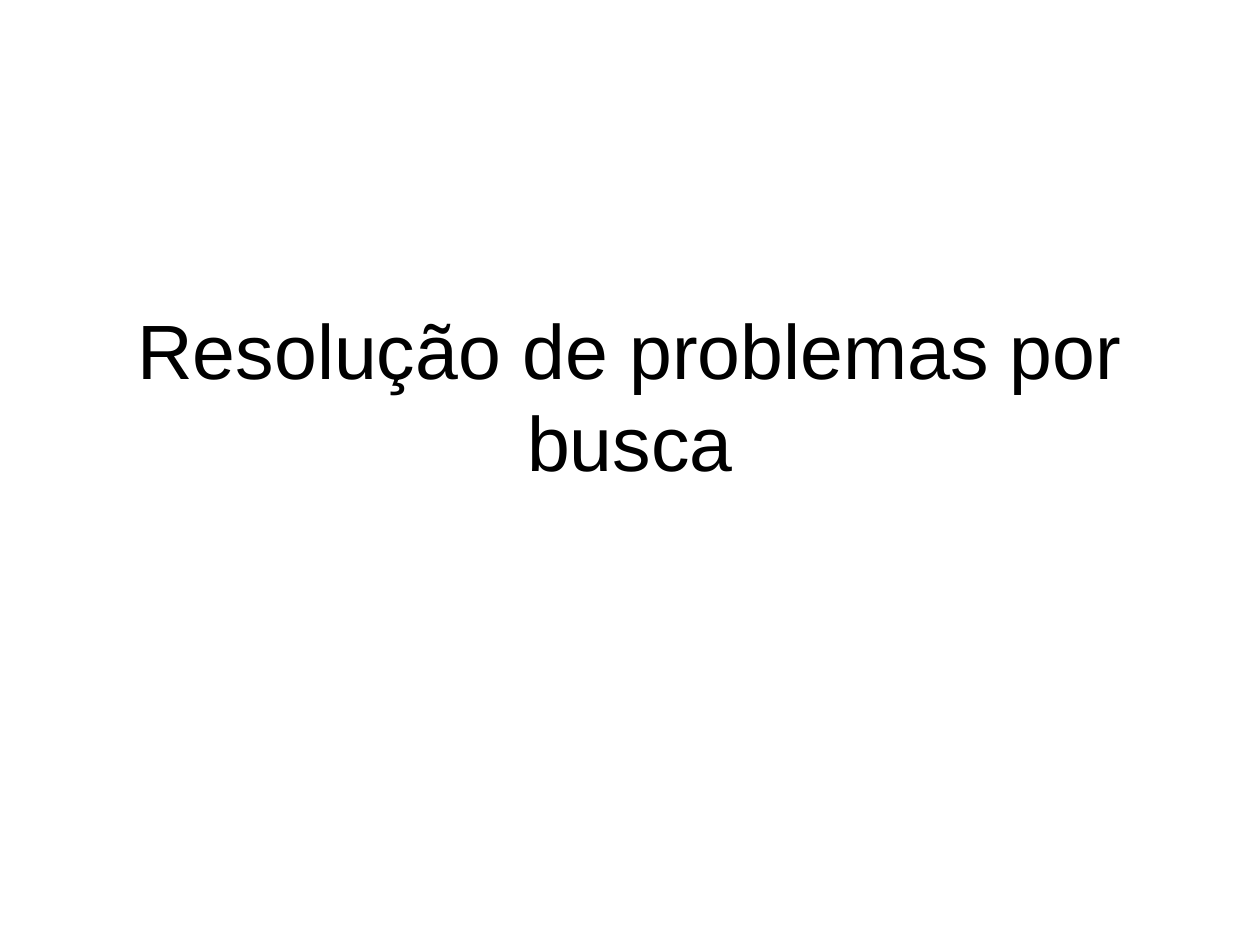
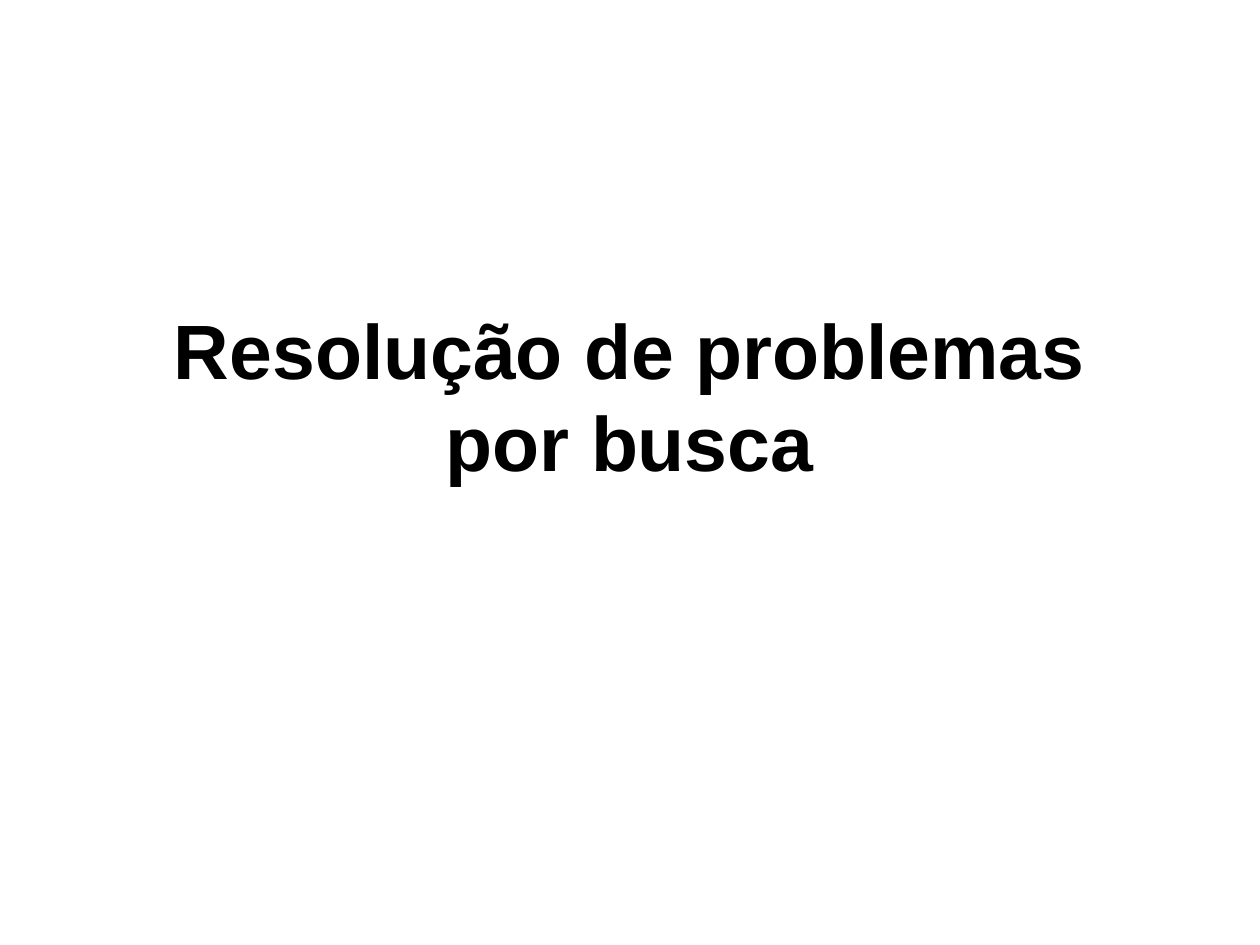
Before and after one commit to RafaelQuirino/SearchingProblems, a slide deck: slide 2 of slides.odp (slide 1 before the commit). Drawn at 1260x945 pixels with LibreOffice and Linux fonts; fonts in the diff are those of the drawing; background and template pictures are left out. Boxes give left, top, right and bottom in pixels: in the first picture for what was removed or moved away, otherwise in the second. Text is boxed around its words. In the diff, an @@ line names an element or a change of style, - is before the commit and + after.

```diff
--- a/slides.odp
+++ b/slides.odp
@@ title "Resolução de problemas por busca" at (174,323,1084,486): bold on @@
```
Also in this commit, not shown: 4 slides added, 1 slide removed, 1 other file.
